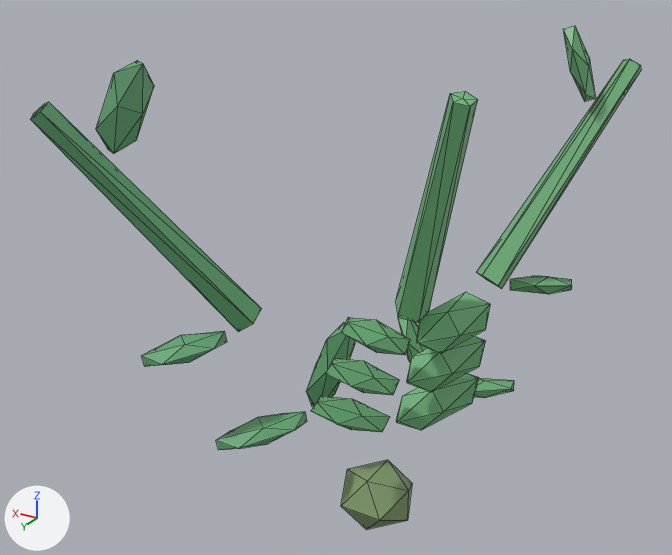
Two versions of the glTF model public/studio/v2.15.0/d_fern/model.glb, one commit apart.
Rendered twice from a 50 mm lens placed at (-3.54, 6.68, 5.84), pointed at (0.54, -0.12, 2.44). Lighting does not change. The marker at lower left points along +X, +Y and +Z. The first picture is the older version. Mesh edges are drawn as thin lines. Where no turn or scale is listed for an object, it has been applied to the vertices.

Names of what the first picture shows: 'part0', 'part1', 'part10', 'part11', 'part12', 'part13', 'part17', 'part2', 'part3', 'part4', 'part5', 'part6', 'part8' and 5 more.
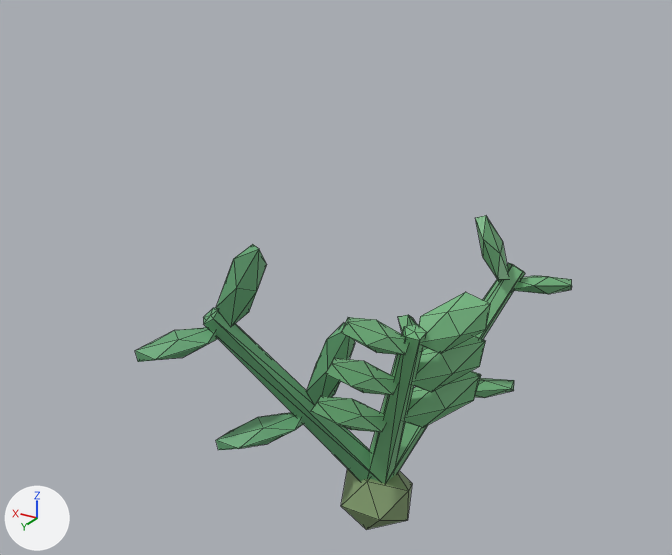
Location of each change, [x1, y1, x2, y2] in pixels of the pictures (672 x 555 px):
'part8', moved: before [30, 102, 262, 332]; after [203, 308, 374, 481]
'part1', moved: before [395, 92, 477, 323]; after [370, 324, 427, 484]
'part13', moved: before [476, 59, 641, 289]; after [388, 263, 525, 480]
'part11', moved: before [96, 60, 154, 153]; after [216, 244, 267, 325]
'part17', moved: before [563, 25, 596, 102]; after [475, 216, 508, 281]
'part12', moved: before [142, 331, 227, 367]; after [135, 327, 218, 362]

What changed in the scene script:
```text
Change me_geometry_1:
    used by ob_part1; location = (0.0, 0.0, 0.0)
    remove me_geometry_1.from_pydata(...)  # 12 vertices, 20 faces; spans x -1.11..-0.34, y 0.25..0.91, z 2.51..4.49
    add me_geometry_1.from_pydata(...)  # 12 vertices, 20 faces; spans x -0.63..0.14, y -0.14..0.53, z 0.45..2.43
    me_geometry_1 part 1: the whole mesh is moved by (0.48, -0.38, -2.06)
Change me_geometry_8:
    used by ob_part8; location = (0.0, 0.0, 0.0)
    remove me_geometry_8.from_pydata(...)  # 12 vertices, 20 faces; spans x 0.74..2.03, y 0.69..1.96, z 2.25..4.3
    add me_geometry_8.from_pydata(...)  # 12 vertices, 20 faces; spans x -0.12..1.18, y -0.13..1.13, z 0.42..2.46
    me_geometry_8 part 2: the whole mesh is moved by (-0.86, -0.82, -1.83)
Change me_geometry_11:
    used by ob_part11; location = (0.0, 0.0, 0.0)
    remove me_geometry_11.from_pydata(...)  # 12 vertices, 20 faces; spans x 1.407..1.659, y 1.16..1.617, z 3.869..4.55
    add me_geometry_11.from_pydata(...)  # 12 vertices, 20 faces; spans x 0.789..1.04, y 0.6..1.057, z 2.291..2.972
    me_geometry_11 part 3: the whole mesh is moved by (-0.619, -0.56, -1.578)
Change me_geometry_12:
    used by ob_part12; location = (0.0, 0.0, 0.0)
    remove me_geometry_12.from_pydata(...)  # 12 vertices, 20 faces; spans x 0.956..1.514, y 0.955..1.529, z 2.014..2.239
    add me_geometry_12.from_pydata(...)  # 12 vertices, 20 faces; spans x 0.992..1.55, y 0.991..1.565, z 2.066..2.291
    me_geometry_12 part 4: the whole mesh is moved by (0.036, 0.036, 0.053)
Change me_geometry_13:
    used by ob_part13; location = (0.0, 0.0, 0.0)
    remove me_geometry_13.from_pydata(...)  # 12 vertices, 20 faces; spans x -1.47..-0.47, y -2.4..-0.9, z 2.25..4.29
    add me_geometry_13.from_pydata(...)  # 12 vertices, 20 faces; spans x -0.86..0.14, y -1.38..0.12, z 0.41..2.46
    me_geometry_13 part 5: the whole mesh is moved by (0.61, 1.02, -1.83)
Change me_geometry_17:
    used by ob_part17; location = (0.0, 0.0, 0.0)
    remove me_geometry_17.from_pydata(...)  # 12 vertices, 20 faces; spans x -1.171..-0.874, y -2.068..-1.606, z 3.92..4.628
    add me_geometry_17.from_pydata(...)  # 12 vertices, 20 faces; spans x -0.749..-0.452, y -1.309..-0.847, z 2.278..2.986
    me_geometry_17 part 6: the whole mesh is moved by (0.423, 0.759, -1.642)
```
